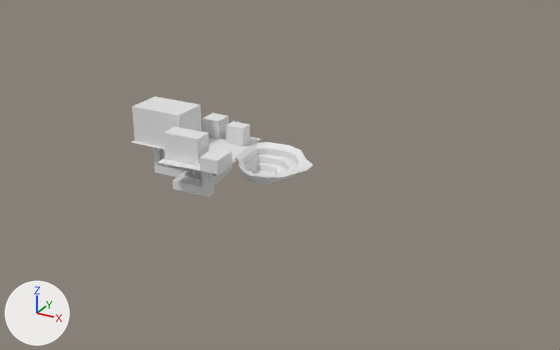
Renders of the glTF model Levels/Main level/Main_Level_1.glb from each side of a commit.
The view is the same before and after, from a camera (50 mm lens) standing at (4.7, -6.74, 3.6) and looking at (0.6, 0.71, -0.13). The axes (+X, +Y, +Z) are drawn at lower left. The lights are the same throughout. The picture after the commit comes second. Where no turn or scale is listed for an object, it has been applied to the vertices. Vertices at exactly the same position are counted once.

Names of what the first picture shows: 'Equipment depo-col', 'Jail Floor-col', 'Jail House-col', 'Jailor office-col', 'Kitchen-col', 'Main court-col', 'Mines-col', 'Power zone-col', 'Sever Platforms-col'.
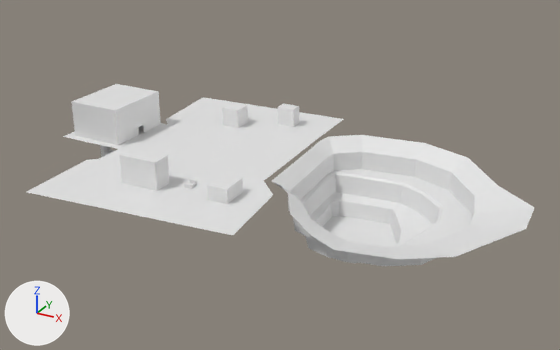
Where the newer file only moved an object's origin or applied its transform, the numbers keep the older frame.

Where the change shows, as pixel boxes (x1, y1, x2, y2) in the pictures (560 x 350 px):
'Mines-col', moved, rescaled (230% wider, 207% taller): before (234, 142, 313, 184); after (272, 135, 535, 266)
'Main court-col', reshaped, moved, rescaled: before (157, 137, 260, 174); after (27, 97, 344, 235)
'Jail House-col', reshaped, moved, rescaled (28% wider, 17% taller): before (132, 96, 202, 148); after (71, 84, 161, 145)
'Kitchen-col', moved: before (163, 127, 209, 166); after (119, 148, 169, 191)
'Sever Platforms-col', reshaped, moved (mostly hidden afterwards): before (153, 132, 232, 197); after (100, 113, 248, 189)
'Equipment depo-col', moved: before (199, 148, 232, 174); after (207, 174, 243, 204)
'Jailor office-col', moved: before (202, 113, 229, 139); after (222, 103, 248, 128)
'Power zone-col', moved: before (226, 121, 250, 147); after (277, 103, 299, 127)
'Jail Floor-col', reshaped, moved, rescaled (mostly hidden before): before (132, 140, 164, 149); after (63, 123, 168, 149)

What changed in the scene script:
```text
Change me_plane_001:
    used by ob_main_court_col; location = (-0.333, 0.719, -0.017); scale = (1.15, 1.15, 1.15)
    remove me_plane_001.from_pydata(...)  # 94 vertices, 138 faces; spans x -0.418..0.378, y -0.543..0.591, z 0.0
    add me_plane_001.from_pydata(...)  # 94 vertices, 138 faces; spans x -1.693..1.033, y -1.277..2.607, z -0.017..0.014
    me_plane_001 part 1: 94 of 94 vertices moved; they spanned x -0.418..0.378, y -0.543..0.591, z 0.0 and now span x -1.693..1.033, y -1.277..2.607, z -0.017..0.014; mean shift (-0.34, 0.726, -0.017)
Change me_cube:
    remove me_cube.from_pydata(...)  # 8 vertices, 12 faces; spans x -0.122..0.122, y -0.122..0.122, z -0.122..0.122
    add me_cube.from_pydata(...)  # 8 vertices, 12 faces; spans x -0.122..0.122, y 0.355..0.599, z -0.122..0.122
    me_cube part 2: the whole mesh is moved by (0.0, 0.477, 0.0)
Change me_cube_001:
    remove me_cube_001.from_pydata(...)  # 8 vertices, 12 faces; spans x -0.122..0.122, y -0.087..0.087, z -0.122..0.122
    add me_cube_001.from_pydata(...)  # 8 vertices, 12 faces; spans x 0.1..0.344, y 0.854..1.027, z -0.122..0.122
    me_cube_001 part 3: the whole mesh is moved by (0.222, 0.94, 0.0)
Change me_cube_002:
    remove me_cube_002.from_pydata(...)  # 8 vertices, 12 faces; spans x -0.125..0.125, y -0.173..0.173, z -0.17..0.002
    add me_cube_002.from_pydata(...)  # 8 vertices, 12 faces; spans x 0.394..0.644, y -0.789..-0.443, z -0.17..0.002
    me_cube_002 part 4: the whole mesh is moved by (0.519, -0.616, 0.0)
Change me_cube_003:
    remove me_cube_003.from_pydata(...)  # 8 vertices, 12 faces; spans x -0.245..0.245, y -0.127..0.127, z -0.17..0.17
    add me_cube_003.from_pydata(...)  # 8 vertices, 12 faces; spans x -0.245..0.245, y -0.939..-0.685, z -0.17..0.17
    me_cube_003 part 5: the whole mesh is moved by (0.0, -0.812, 0.0)
Change me_plane_002:
    used by ob_jail_floor_col; location = (-1.088, 0.752, -0.017); scale = (0.372, 0.268, 0.372)
    remove me_plane_002.from_pydata(...)  # 24 vertices, 24 faces; spans x -1.0..1.0, y -1.0..1.0, z 0.0
    add me_plane_002.from_pydata(...)  # 24 vertices, 24 faces; spans x -2.36..-1.44, y 0.21..1.29, z -0.02
    me_plane_002 part 6: 24 of 24 vertices moved; they spanned x -1.0..1.0, y -1.0..1.0, z 0.0 and now span x -2.36..-1.44, y 0.21..1.29, z -0.02; mean shift (-1.86, 0.8, -0.02)
Change me_cube_004:
    used by ob_jail_house_col; location = (-1.072, 0.768, 0.219); scale = (0.36, 0.236, 0.236)
    remove me_cube_004.from_pydata(...)  # 64 vertices, 110 faces; spans x -1.0..1.0, y -1.0..1.0, z -1.0..1.0
    add me_cube_004.from_pydata(...)  # 96 vertices, 136 faces; spans x -2.25..-1.53, y 0.32..1.21, z -0.02..0.45
    me_cube_004 part 7: 64 vertices removed from x -1.0..1.0, y -1.0..1.0, z -1.0..1.0; 96 vertices added at x -2.25..-1.53, y 0.32..1.21, z -0.02..0.45
Change me_plane_003:
    remove me_plane_003.from_pydata(...)  # 144 vertices, 268 faces; spans x -0.052..0.938, y -0.588..0.473, z -0.294..0.0
    add me_plane_003.from_pydata(...)  # 144 vertices, 268 faces; spans x 0.641..3.525, y -1.712..1.377, z -0.856..0.0
    me_plane_003 part 8: the whole mesh is scaled about its middle by 2.91, then moved by (1.64, -0.11, -0.281)
Change me_plane_004:
    remove me_plane_004.from_pydata(...)  # 233 vertices, 433 faces; spans x -1.237..-0.185, y 0.335..1.218, z 0.0..0.508
    add me_plane_004.from_pydata(...)  # 231 vertices, 432 faces; spans x -2.145..0.053, y -0.331..2.011, z -0.454..0.054
    me_plane_004 part 9: 233 vertices removed from x -1.237..-0.185, y 0.335..1.218, z 0.0..0.508; 231 vertices added at x -2.145..0.053, y -0.331..2.011, z -0.454..0.054
Change ob_main_court_col:
    ob_main_court_col.scale: (1.15, 1.15, 1.15) -> (1.0, 1.0, 1.0)
    ob_main_court_col.location: (-0.333, 0.719, -0.017) -> (0.0, 0.0, 0.0)
Change ob_jail_floor_col:
    ob_jail_floor_col.scale: (0.372, 0.268, 0.372) -> (1.0, 1.0, 1.0)
    ob_jail_floor_col.location: (-1.088, 0.752, -0.017) -> (0.0, 0.0, 0.0)
Change ob_jail_house_col:
    ob_jail_house_col.scale: (0.36, 0.236, 0.236) -> (1.0, 1.0, 1.0)
    ob_jail_house_col.location: (-1.072, 0.768, 0.219) -> (0.0, 0.0, 0.0)
Change ob_sever_platforms_col:
    ob_sever_platforms_col.location: (0.0, 0.0, -0.454) -> (0.0, 0.0, 0.0)
```
